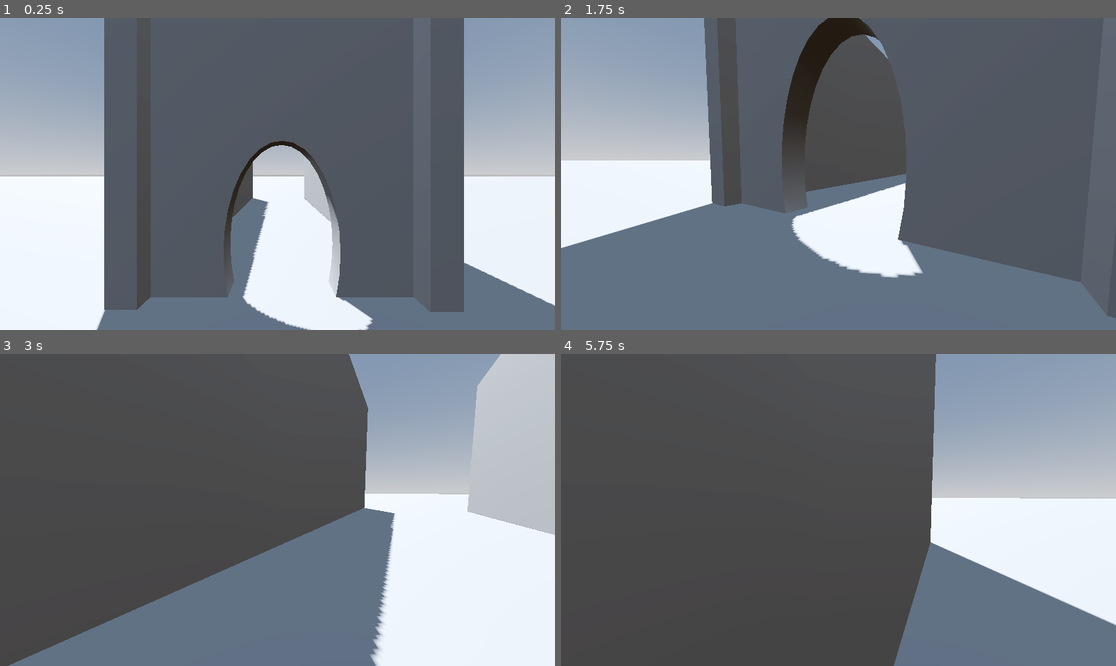
Above: before the commit, frames 1-4 (two rows, left to right).
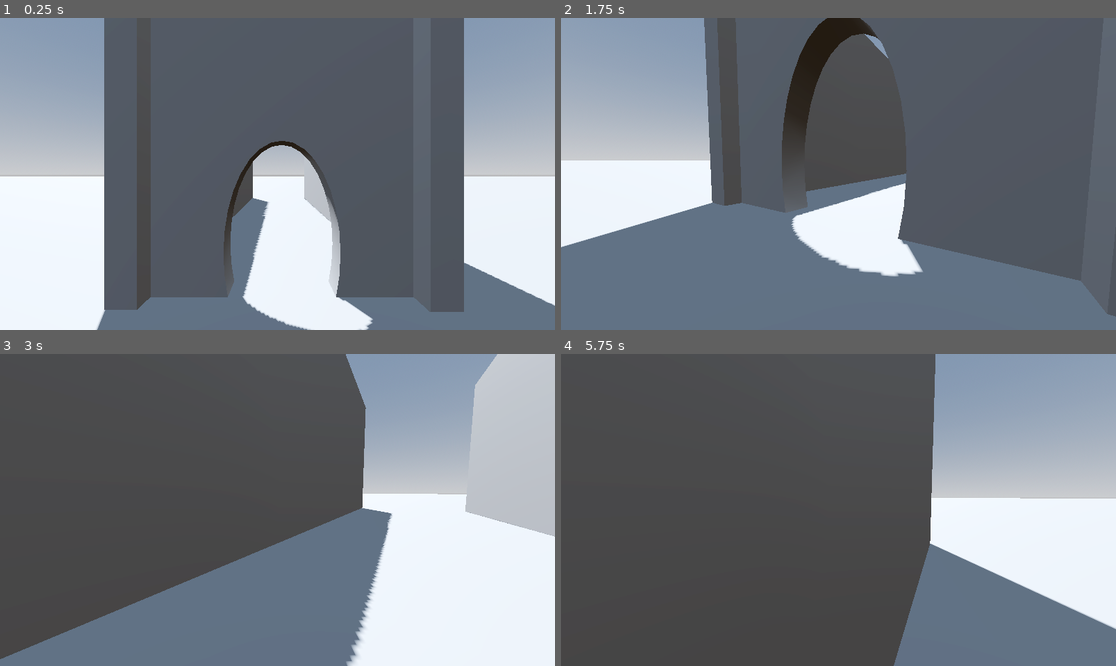
Above: after the commit, the same moments.

Repository: pparjona/Run-
Game: Godot game, scene res://Scenes/main.tscn
Two runs of this game, one before a commit and one after it. Both use one fixed random seed, a clock stepped at 60 frames per second and the inputs below. Before the commit the project starts from res://main.tscn.
Inputs (mouse positions are in pixels of both pictures, inside the frame that each line leads up to):
- Up to frame 1 (0.25 s): no input
- Up to frame 2 (1.75 s): tap Enter (ui_accept) at 0.5, 0.77, 1.52 s; move the mouse to (960, 158) at 0.52 s; hold Right (ui_right) 0.53-1.28 s; click (960, 158) at 0.67 s; move the mouse to (810, 174) at 1.27 s; hold Up (ui_up) from 1.28 s (still down)
- Up to frame 3 (3 s): keep holding Up (ui_up); move the mouse to (288, 503) at 2.02 s; move the mouse to (271, 516) at 2.77 s; click (271, 516) at 2.92 s
- Up to frame 4 (5.75 s): keep holding Up (ui_up); tap Enter (ui_accept) at 3.02, 3.77, 4.52 s; move the mouse to (877, 513) at 3.52 s; move the mouse to (794, 506) at 4.27 s; move the mouse to (844, 510) at 5.02 s; click (844, 510) at 5.17 s

The runs differ from the first frame. In frame 2, 0.6% of the frame differs, in the area x 0-100%, y 0-97%; in frame 3, 3.0%, in the area x 0-100%, y 0-100%; in frame 4, 0.4%.

Commit message:
created folders

Diff:
--- a/main.tscn
+++ b/Scenes/main.tscn
@@ -1,10 +1,10 @@
 [gd_scene load_steps=5 format=3 uid="uid://d1eni35y1fo6q"]
 
-[ext_resource type="PackedScene" uid="uid://bs72ogkvdd7d6" path="res://Addons/proto_controller/proto_controller.tscn" id="1_ig7tw"]
+[ext_resource type="PackedScene" uid="uid://bs72ogkvdd7d6" path="res://Scenes/proto_controller.tscn" id="1_jjgbg"]
 
 [sub_resource type="ProceduralSkyMaterial" id="ProceduralSkyMaterial_0xm2m"]
-sky_horizon_color = Color(0.66224277, 0.6717428, 0.6867428, 1)
-ground_horizon_color = Color(0.66224277, 0.6717428, 0.6867428, 1)
+sky_horizon_color = Color(0.662243, 0.671743, 0.686743, 1)
+ground_horizon_color = Color(0.662243, 0.671743, 0.686743, 1)
 
 [sub_resource type="Sky" id="Sky_h2yge"]
 sky_material = SubResource("ProceduralSkyMaterial_0xm2m")
@@ -21,38 +21,38 @@
 environment = SubResource("Environment_1bvp3")
 
 [node name="DirectionalLight3D" type="DirectionalLight3D" parent="."]
-transform = Transform3D(-0.86602545, 0.43301272, -0.25, 2.7805946e-08, 0.49999994, 0.86602545, 0.5, 0.75000006, -0.43301272, 0, 32.8, 0)
+transform = Transform3D(-0.866025, 0.433013, -0.25, 2.78059e-08, 0.5, 0.866025, 0.5, 0.75, -0.433013, 0, 32.8, 0)
 shadow_enabled = true
 
 [node name="CSGCombiner3D" type="CSGCombiner3D" parent="."]
 use_collision = true
 
 [node name="Floor" type="CSGBox3D" parent="CSGCombiner3D"]
-transform = Transform3D(3.1000001, 0, 0, 0, 1, 0, 0, 0, 2.8000002, -31.945, 0, 66.79005)
+transform = Transform3D(3.1, 0, 0, 0, 1, 0, 0, 0, 2.8, -31.945, 0, 66.79)
 use_collision = true
 size = Vector3(390.6, 1, 321.4)
 
 [node name="CSGBox3D2" type="CSGBox3D" parent="CSGCombiner3D"]
-transform = Transform3D(1, 0, 0, 0, 1, 0, 0, 0, 1, 0.1500001, 5.85, 6.6000004)
+transform = Transform3D(1, 0, 0, 0, 1, 0, 0, 0, 1, 0.15, 5.85, 6.6)
 use_collision = true
 size = Vector3(10.7, 11.3, 1)
 
 [node name="CSGCylinder3D" type="CSGCylinder3D" parent="CSGCombiner3D/CSGBox3D2"]
-transform = Transform3D(1.4, 0, 0, 0, -4.3711392e-08, -2.7, 0, 1.0000001, -1.1802075e-07, 0, -3.9000003, 0.05000019)
+transform = Transform3D(1.4, 0, 0, 0, -4.37114e-08, -2.7, 0, 1, -1.18021e-07, 0, -3.9, 0.0500002)
 operation = 2
 radius = 1.4
 height = 1.9
 sides = 32
 
 [node name="CSGBox3D3" type="CSGBox3D" parent="CSGCombiner3D"]
-transform = Transform3D(-4.371138e-08, 0, -0.9999999, 0, 1, 0, 0.9999999, 0, -4.371138e-08, -4.75, 6, -6.7)
+transform = Transform3D(-4.37114e-08, 0, -1, 0, 1, 0, 1, 0, -4.37114e-08, -4.75, 6, -6.7)
 use_collision = true
 size = Vector3(28.9, 11, 1)
 
 [node name="CSGBox3D4" type="CSGBox3D" parent="CSGCombiner3D"]
-transform = Transform3D(-4.371138e-08, 0, -0.9999999, 0, 1, 0, 0.9999999, 0, -4.371138e-08, 5.050001, 6, -6.6)
+transform = Transform3D(-4.37114e-08, 0, -1, 0, 1, 0, 1, 0, -4.37114e-08, 5.05, 6, -6.6)
 use_collision = true
 size = Vector3(28.9, 11, 1)
 
-[node name="ProtoController" parent="." instance=ExtResource("1_ig7tw")]
-transform = Transform3D(1, 0, 0, 0, 1, 0, 0, 0, 1, 0, 3.1999998, 13.900001)
+[node name="ProtoController" parent="." instance=ExtResource("1_jjgbg")]
+transform = Transform3D(1, 0, 0, 0, 1, 0, 0, 0, 1, 0, 3.2, 13.9)
--- a/Addons/proto_controller/proto_controller.tscn
+++ b/Scenes/proto_controller.tscn
@@ -1,6 +1,6 @@
 [gd_scene load_steps=5 format=3 uid="uid://bs72ogkvdd7d6"]
 
-[ext_resource type="Script" uid="uid://bhwc16c8hxhrr" path="res://addons/proto_controller/proto_controller.gd" id="1_ucva2"]
+[ext_resource type="Script" uid="uid://bhwc16c8hxhrr" path="res://Scripts/proto_controller.gd" id="1_ucva2"]
 
 [sub_resource type="StandardMaterial3D" id="StandardMaterial3D_iof21"]
 albedo_color = Color(0.91806, 0.575202, 0.222449, 1)
--- a/project.godot
+++ b/project.godot
@@ -12,8 +12,21 @@
 
 config/name="Run!"
 run/main_scene="uid://d1eni35y1fo6q"
-config/features=PackedStringArray("4.5", "Forward Plus")
+config/features=PackedStringArray("4.4", "Forward Plus")
 config/icon="res://icon.svg"
+
+[dotnet]
+
+project/assembly_name="Run!"
+
+[file_customization]
+
+folder_colors={
+"res://Scenes/": "yellow",
+"res://Scripts/": "blue",
+"res://Sounds/": "green",
+"res://Textures/": "red"
+}
 
 [input]
 
@@ -54,3 +67,8 @@
 "events": [Object(InputEventKey,"resource_local_to_scene":false,"resource_name":"","device":-1,"window_id":0,"alt_press …(195 unchanged characters)…
 ]
 }
+
+[rendering]
+
+renderer/rendering_method="gl_compatibility"
+renderer/rendering_method.mobile="gl_compatibility"
Renamed: Addons/proto_controller/proto_controller.gd -> Scripts/proto_controller.gd
Renamed: Addons/proto_controller/proto_controller.gd.uid -> Scripts/proto_controller.gd.uid
Not shown, changed: icon.svg.import
